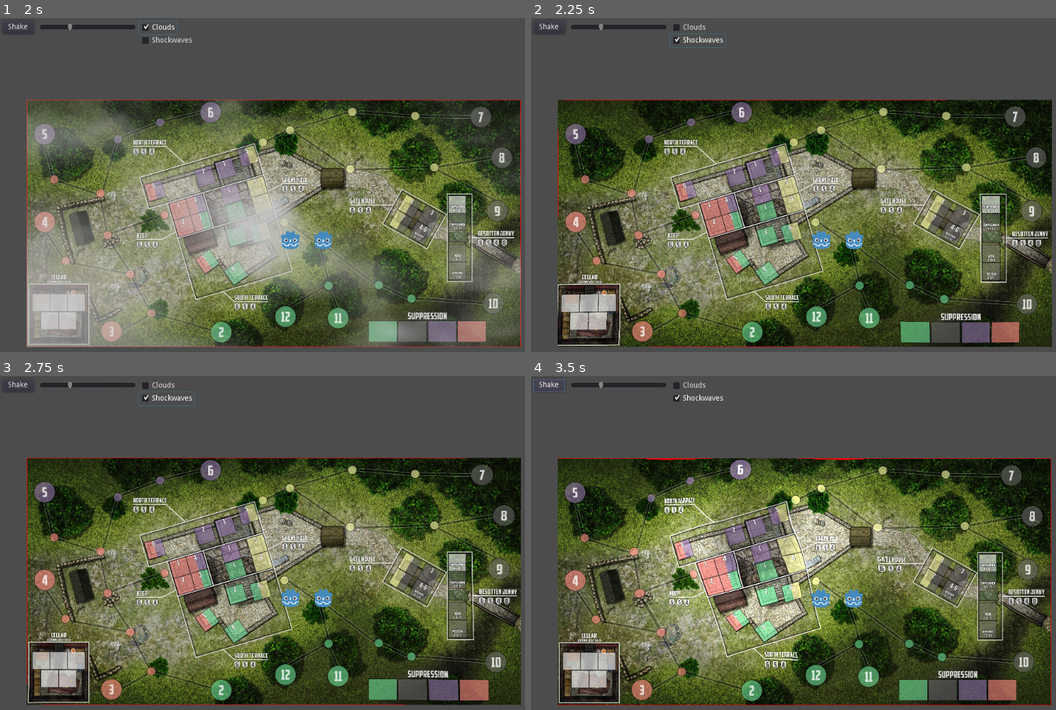
Above: before the commit, frames 1-4 (two rows, left to right).
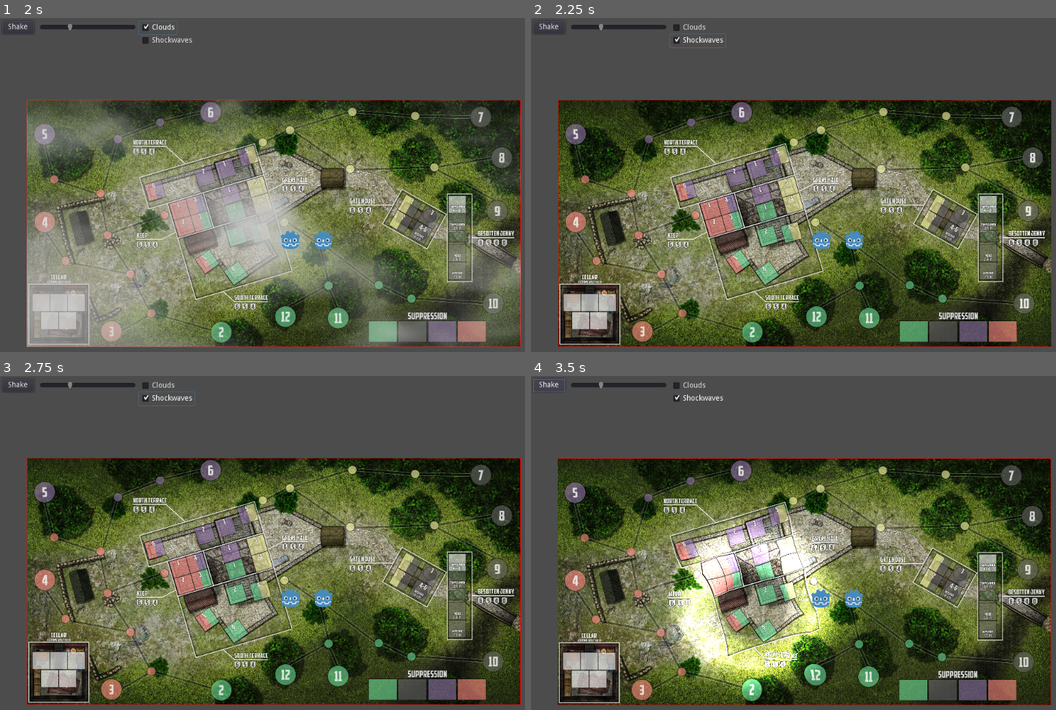
Above: after the commit, the same moments.

Repository: jeremyz/godot-stuff
Game: Godot game, scene res://Main.tscn
Two runs of this game, one before a commit and one after it. Both use one fixed random seed, a clock stepped at 60 frames per second and the inputs below.
Inputs:
- Up to frame 1 (2 s): click "Shake" at 0.5 s; click "Clouds" at 1.25 s
- Up to frame 2 (2.25 s): click "Shockwaves" at 2 s
- Up to frame 3 (2.75 s): no input
- Up to frame 4 (3.5 s): click "Shake" at 2.75 s

Frame 1 is identical in both runs. In frame 2, 6.8% of the frame differs, in the area x 5-100%, y 24-99%; in frame 3, 2.6%; in frame 4, 19%, in the area x 16-69%, y 24-97%.

Commit message:
blast.shader : add decay

Diff:
--- a/boardgame-map/blast.shader
+++ b/boardgame-map/blast.shader
@@ -3,13 +3,14 @@
 shader_type canvas_item;
 
 //uniform float time = 0.5;
-uniform vec2 center = vec2(0.4, 0.3);
-uniform float speed = 0.7;
-uniform float thikness = 0.04;
-uniform float growth = 8.0;
-uniform float refraction = 2.8;
-uniform float amplitude = 0.015;
-uniform float brightness = 0.04;
+uniform vec2 center = vec2(0.4, 0.6);
+uniform float speed = 0.5;
+uniform float thikness = 0.12;
+uniform float growth = 0.1;
+uniform float refraction = 0.8;
+uniform float amplitude = 0.045;
+uniform float brightness = 2.0;
+uniform float decay = 10.0;
 
 void fragment()
 {
@@ -17,17 +18,18 @@
 	float ratio = TEXTURE_PIXEL_SIZE.x / TEXTURE_PIXEL_SIZE.y;
 	vec2 scaled_uv = (UV - vec2(center.x, 0.0)) / vec2(ratio, 1.0) + vec2(center.x, 0.0);
 
-	float width = thikness + thikness * time * growth;
+	float width = thikness + (thikness * time * growth);
 	float radius = time * speed;
 	float dist = distance(scaled_uv, center);
 
 	if (dist >= (radius - width) && dist <= (radius + width)) {
-		float diff = (dist - radius) / width;
-		float diff_pow = (1.0 - pow(abs(diff), refraction));
+		float diff = abs((dist - radius) / width);
+		float diff_pow = (1.0 - pow(diff, refraction));
+		float decay_factor = 1.0 / (time * dist  * decay);
 		vec2 dir = normalize(scaled_uv - center);
-		vec2 tex = UV + (dir * diff * diff_pow * amplitude);
+		vec2 tex = UV + (dir * diff * diff_pow * amplitude * decay_factor);
 		vec4 color = texture(TEXTURE, tex);
-		color += (color * diff_pow * brightness) / (time * dist);
+		color += (color * diff_pow * brightness * decay_factor);
 		COLOR = color;
 	} else {
 		COLOR = texture(TEXTURE, UV);
